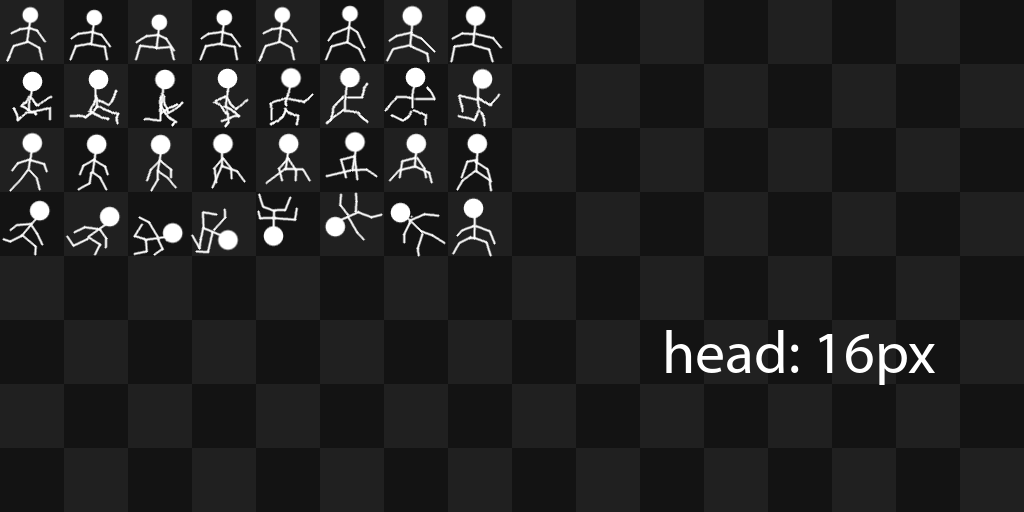
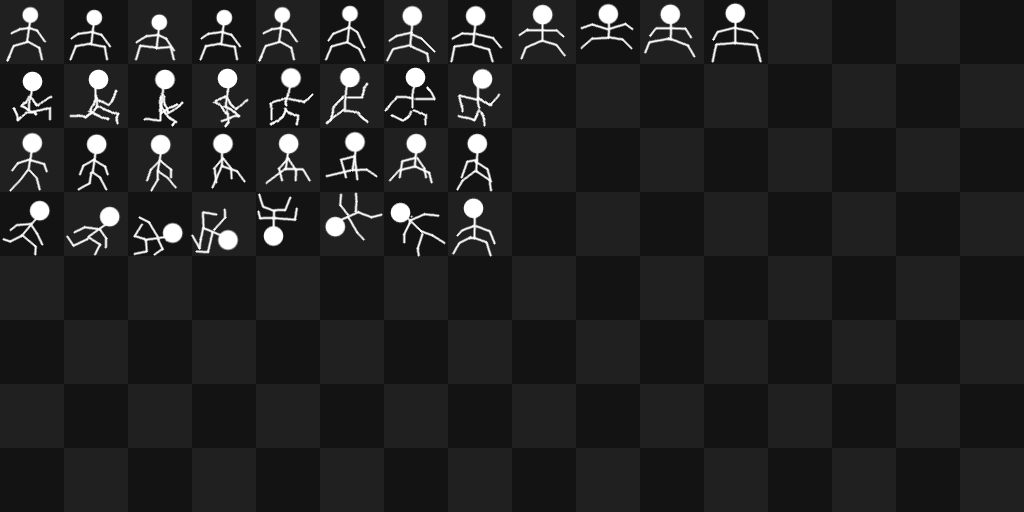
Layers edited between the first and the second 1024×512 image:
added layer "fall" above "roll" over 518, 2, 763, 63
removed layer "head: 16px" over 666, 330, 935, 385
